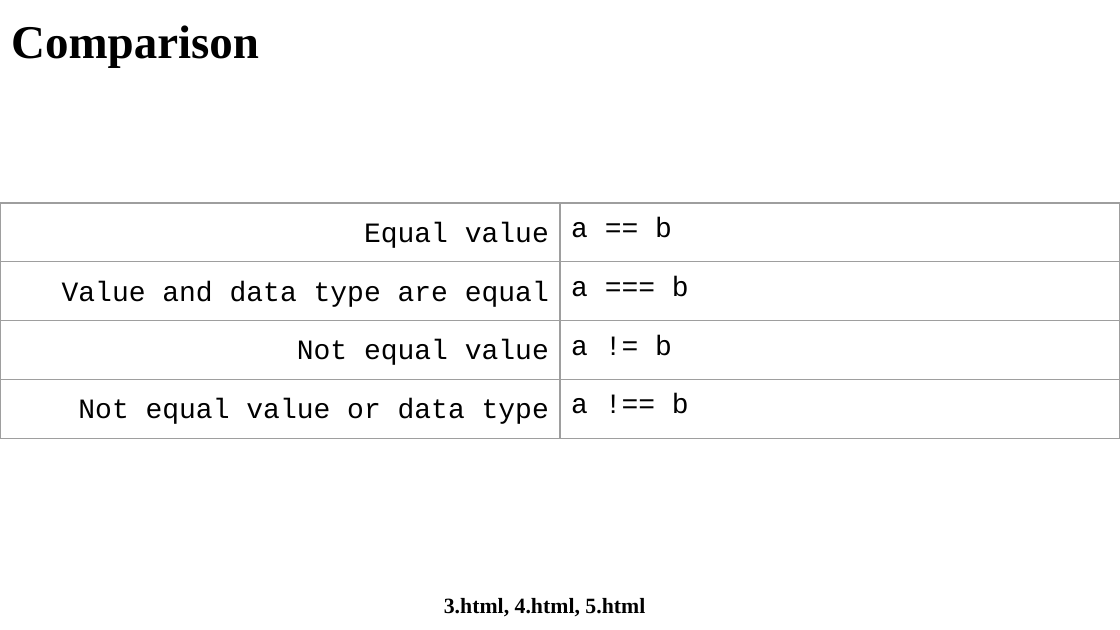
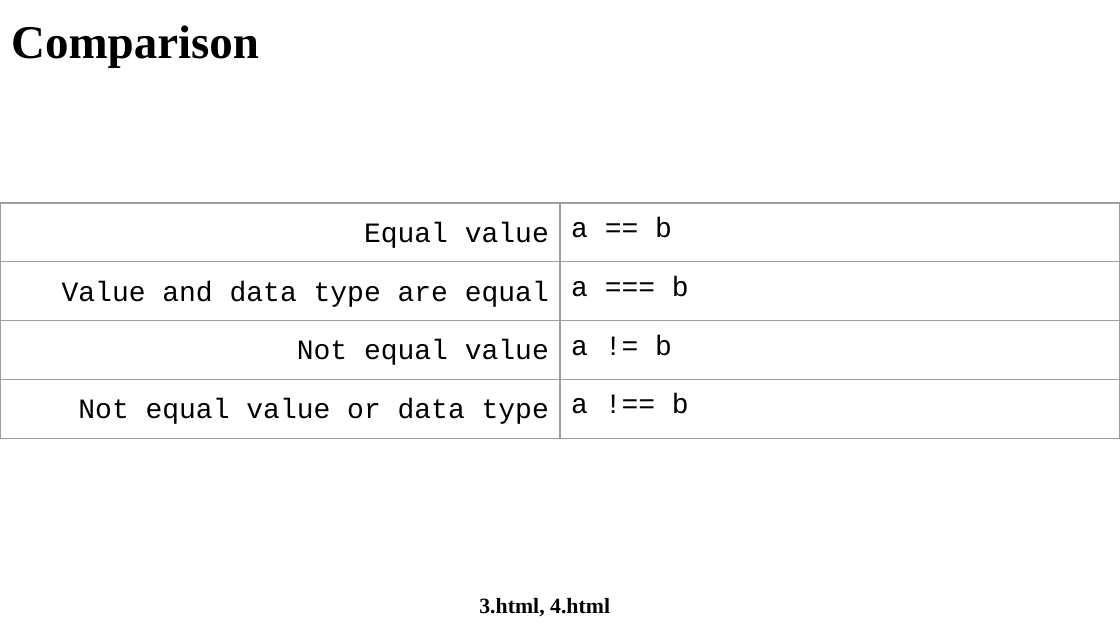
Before and after one commit to manglayev/nu-courses-material, a slide deck: slide 4 of CSCI-111/week-7/week-7-lecture/week-7-lecture.pptx. Drawn at 1120x630 pixels with LibreOffice and Linux fonts; fonts in the diff are those of the drawing. Boxes give left, top, right and bottom in pixels: in the first picture for what was removed or moved away, otherwise in the second. Text is boxed around its words. In the diff, an @@ line names an element or a change of style, - is before the commit and + after.

```diff
--- a/CSCI-111/week-7/week-7-lecture/week-7-lecture.pptx
+++ b/CSCI-111/week-7/week-7-lecture/week-7-lecture.pptx
@@ text at [479,598,610,616]: text changed @@
-3.html, 4.html, 5.html
+3.html, 4.html
```
Also in this commit, not shown: 10 other slides changed, 10 other files.
